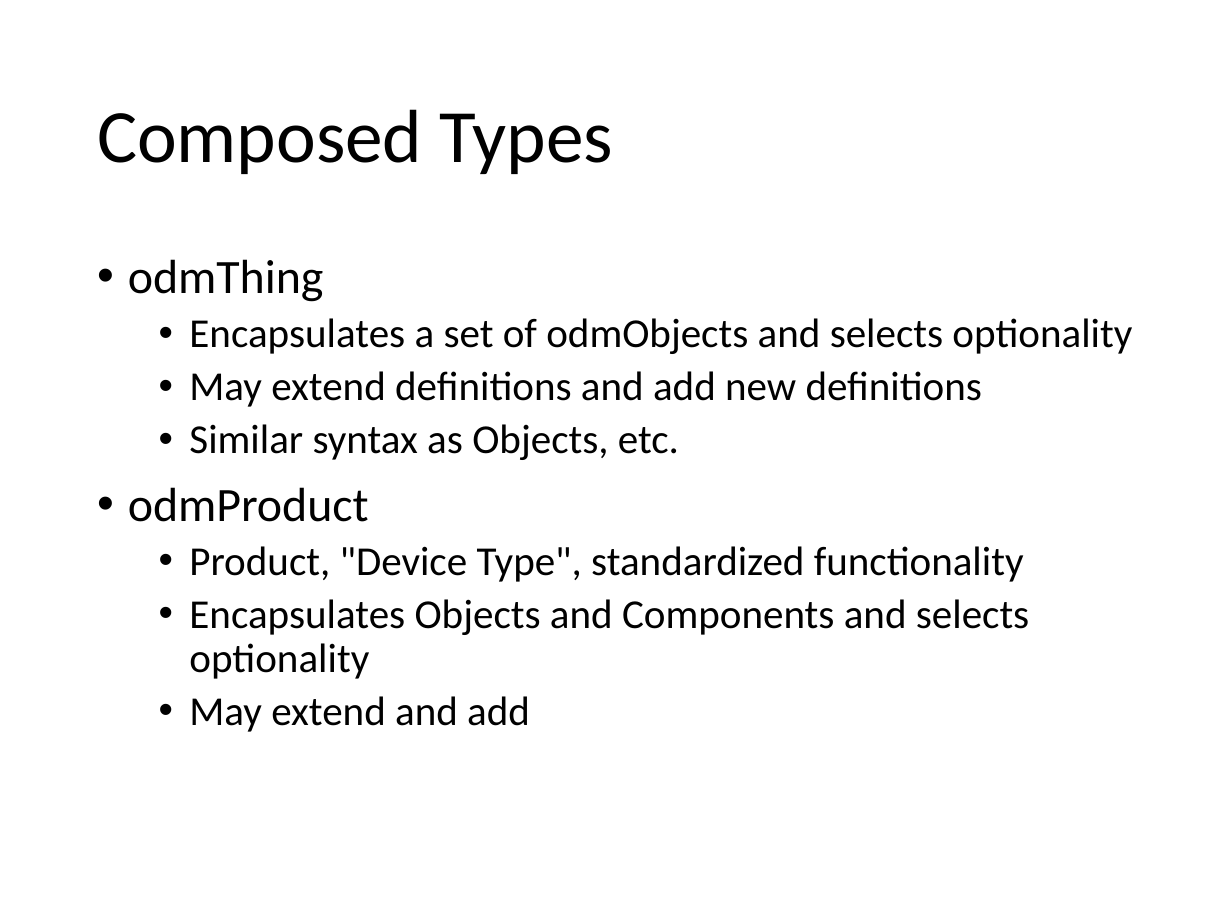
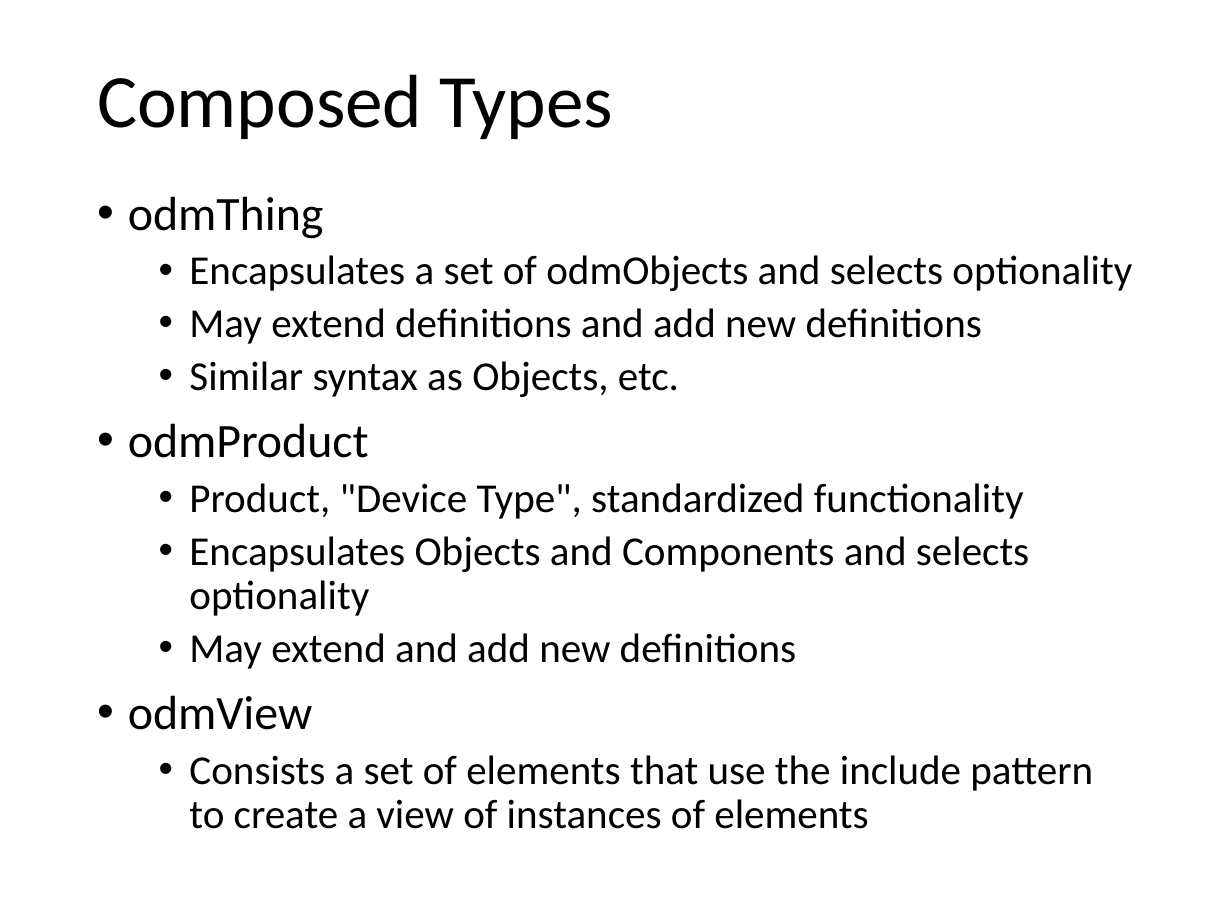
Before and after one commit to mjkoster/ODM-Examples, a slide deck: slide 8 of sdf-extensions.pptx (slide 9 before the commit). Drawn at 1232x924 pixels with LibreOffice and Linux fonts; fonts in the diff are those of the drawing. Boxes give left, top, right and bottom in pixels: in the first picture for what was removed or moved away, otherwise in the second. Text is boxed around its words. In the diff, an @@ line names an element or a change of style, - is before the commit and + after.

Commit message:
added an OCF example
added an OCF example to illustrate the use of the odmView class to model OCF Interface Types

```diff
--- a/sdf-extensions.pptx
+++ b/sdf-extensions.pptx
@@ title "Composed Types" moved from (x1=97, y1=109, x2=614, y2=174) to (x1=97, y1=74, x2=614, y2=139) @@
@@ text "odmThing" moved from (x1=128, y1=259, x2=1132, y2=732) to (x1=128, y1=196, x2=1132, y2=829) @@
@@ text at (x1=128, y1=633, x2=1093, y2=829): text changed @@
-  • May extend and add
+  • May extend and add new definitions
+• odmView
+  • Consists a set of elements that use the include pattern to create a view of instances of elements
```
Also in this commit, not shown: 4 other slides changed, 4 slides added, 2 slides removed, 2 other files.
